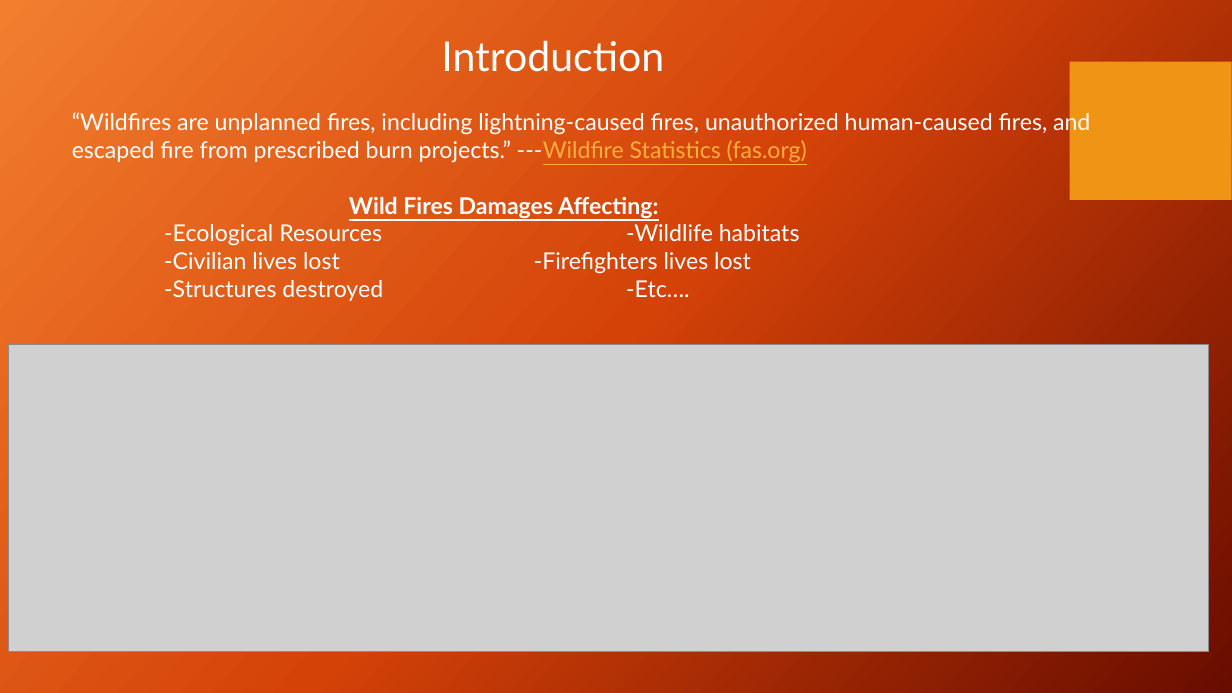
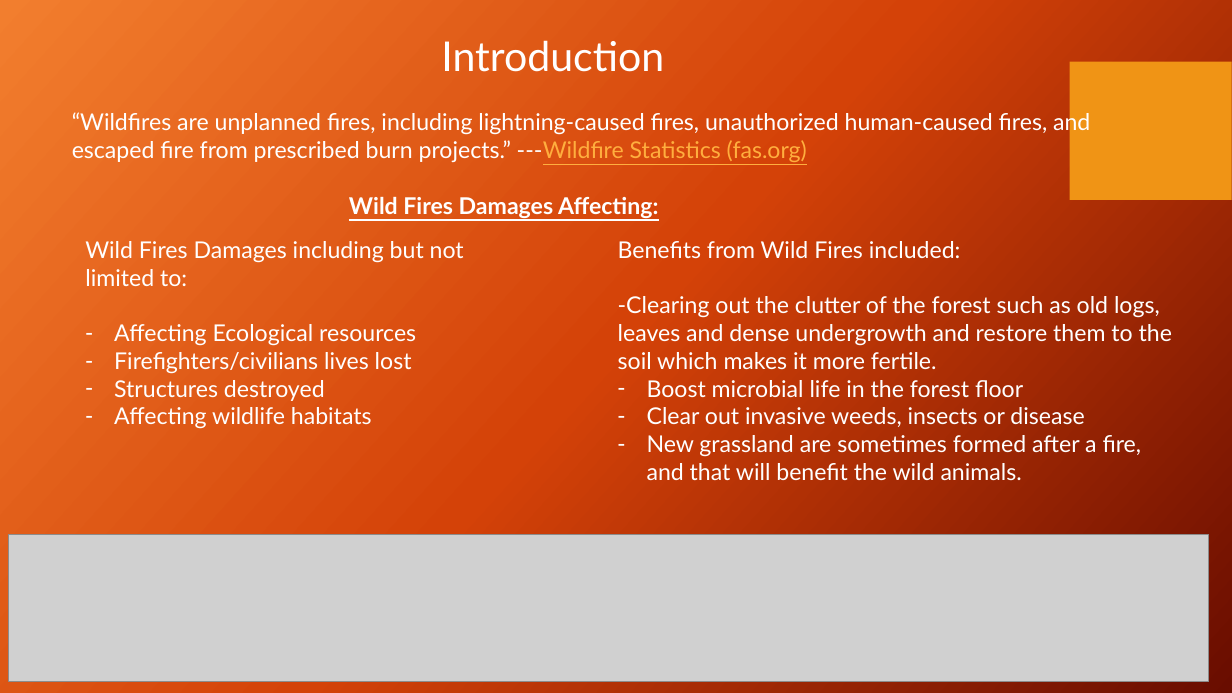
Before and after one commit to theRobMay/SMU_Flask_Vis_Project, a slide deck: slide 4 of Documents/Wildfires in the United States from 1992-2015.pptm. Drawn at 1232x693 pixels with LibreOffice and Linux fonts; fonts in the diff are those of the drawing; grey boxes stand for pictures; background and template pictures are left out. Boxes give left, top, right and bottom in pixels: in the first picture for what was removed or moved away, otherwise in the second. Text is boxed around its words. In the diff, an @@ line names an element or a change of style, - is before the commit and + after.

```diff
--- a/Documents/Wildfires in the United States from 1992-2015.pptm
+++ b/Documents/Wildfires in the United States from 1992-2015.pptm
@@ text at [164, 224, 800, 301]: paragraphs removed @@
--Ecological Resources -Wildlife habitats
-    -Civilian lives lost -Firefighters lives lost
-    -Structures destroyed -Etc….
@@ text added at [85, 241, 464, 429], 18 pt, text #FFFFFF @@
+Wild Fires Damages including but not limited to:
+– Affecting Ecological resources
+– Firefighters/civilians lives lost
+– Structures destroyed
+– Affecting wildlife habitats
@@ text added at [618, 241, 1172, 480], 18 pt, text #FFFFFF @@
+Benefits from Wild Fires included:
+-Clearing out the clutter of the forest such as old logs, leaves and dense undergrowth and restore them to the soil which makes it more fertile.
+– Boost microbial life in the forest floor
+– Clear out invasive weeds, insects or disease
+– New grassland are sometimes formed after a fire, and that will benefit the wild animals.
@@ picture: place and size @@
-picture at [9, 344, 1209, 652]
+picture at [9, 534, 1209, 682]
```
Also in this commit, not shown: 4 other slides changed.
